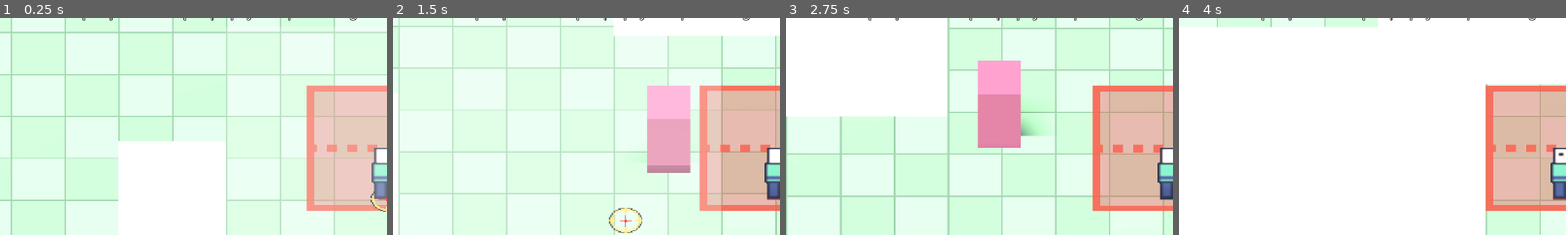
Above: before the commit, frames 1-4 (left to right).
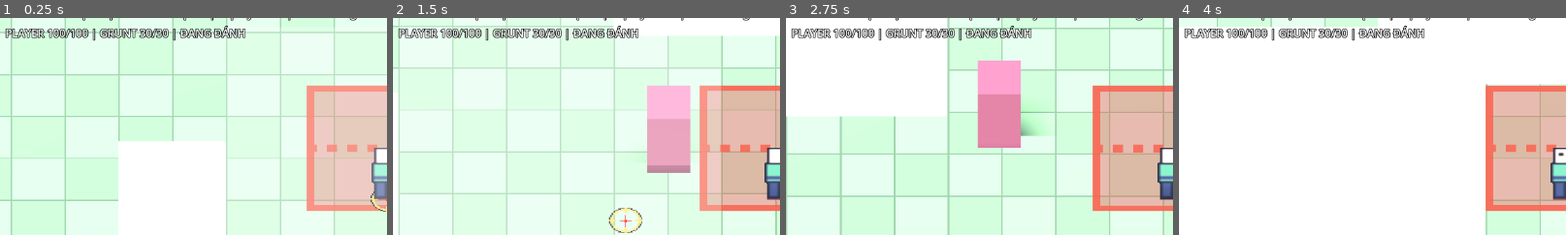
Above: after the commit, the same moments.

Repository: Duzng510/hd2d-adventure
Game: Godot game, scene res://scenes/phase_a/phase_a_playground.tscn
Same seed, same stepped clock (60 frames per second), same inputs: the game is played once before the commit and once after it.
Inputs (mouse positions are % of the whole screen's width and height, from its top left):
- Up to frame 1 (0.25 s): no input
- Up to frame 2 (1.5 s): move the mouse to (72, 45) at 0.52 s; hold D (move_right) 0.53-1.28 s; tap Space (dodge) at 0.6, 1.35 s; move the mouse to (30, 55) at 1.27 s; hold S (move_down) from 1.28 s (still down)
- Up to frame 3 (2.75 s): move the mouse to (60, 28) at 2.02 s; release S (move_down) at 2.03 s; hold D (move_right) from 2.03 s (still down); click (60, 28) at 2.1 s; tap Space (dodge) at 2.3 s
- Up to frame 4 (4 s): move the mouse to (45, 70) at 2.77 s; release D (move_right) at 2.78 s; hold W (move_up) 2.78-3.53 s; tap Space (dodge) at 2.85, 3.6 s; move the mouse to (80, 65) at 3.52 s; hold A (move_left) from 3.53 s (still down)
The pictures show only the part of the screen within x 0-50%, y 8-58%; the shares and areas given below are measured in that part.

The runs differ from the first frame. In frame 1, 2.1% of the frame differs, in the area x 1-64%, y 3-11%; in frame 2, 2.0%; in frame 3, 2.1%; in frame 4, 2.0%.

Commit message:
feat(T-012): add encounter loop, combat HUD and replay cycles
- Add EncounterManager: win/lose detection, auto-reset after 120 ticks,
  manual reset on R clearing HP, position, AI, action phase, buffer/combo,
  registry and hitstop; log encounter_win/lose/reset with run index.
- Add CombatHUD showing player/Grunt HP and encounter state in Vietnamese.
- Add deterministic capture hook debug_request_attack() on PlayerCombat:
  awaiting physics_frame resumes before _physics_process, so press/release
  around it never reached gameplay; the hook pushes input into the buffer.
- Evidence t012: 4 HUD PNGs reviewed, log win frame 90 -> reset 210 ->
  lose 542; 10 headless replay cycles pass (runs=10, reset_checks=true,
  ticks=4521, exit 0); negative control exit 1.
- Validation: L1 player_combat + capture driver exit 0; L2 cycles exit 0;
  renderer capture exit 0.

Diff:
--- /dev/null
+++ b/docs/phase-b/evidence/t012/combat_log.csv
@@ -0,0 +1,73 @@
+frame,entity,event,attack_id,target_id,value
+1,grunt,alert,0,0,0
+39,player,input_light,0,0,0
+40,player,action_start,1,0,0
+42,grunt,telegraph_start,1,0,0
+44,player,active_start,1,0,0
+45,player,hit,1,1,0
+45,player,damage,1,1,10
+50,player,active_end,1,0,0
+60,player,input_light,0,0,0
+61,player,action_start,2,0,0
+65,player,active_start,2,0,0
+65,grunt,telegraph_end,1,0,0
+65,grunt,active_start,1,0,0
+65,grunt,hit,1,2,0
+65,grunt,damage,1,2,15
+69,player,hit,2,1,0
+69,player,damage,2,1,10
+74,player,active_end,2,0,0
+74,grunt,active_end,1,0,0
+84,player,input_light,0,0,0
+85,player,action_start,3,0,0
+89,player,active_start,3,0,0
+90,grunt,death,1,0,0
+90,player,hit,3,1,0
+90,player,damage,3,1,10
+90,encounter,encounter_win,0,0,0
+95,player,active_end,3,0,0
+210,encounter,encounter_reset,0,0,1
+211,grunt,alert,0,0,0
+252,grunt,telegraph_start,1,0,0
+272,grunt,telegraph_end,1,0,0
+272,grunt,active_start,1,0,0
+272,grunt,hit,1,2,0
+272,grunt,damage,1,2,15
+278,grunt,active_end,1,0,0
+297,grunt,telegraph_start,2,0,0
+317,grunt,telegraph_end,2,0,0
+317,grunt,active_start,2,0,0
+317,grunt,hit,2,2,0
+317,grunt,damage,2,2,15
+323,grunt,active_end,2,0,0
+342,grunt,telegraph_start,3,0,0
+362,grunt,telegraph_end,3,0,0
+362,grunt,active_start,3,0,0
+362,grunt,hit,3,2,0
+362,grunt,damage,3,2,15
+368,grunt,active_end,3,0,0
+387,grunt,telegraph_start,4,0,0
+407,grunt,telegraph_end,4,0,0
+407,grunt,active_start,4,0,0
+407,grunt,hit,4,2,0
+407,grunt,damage,4,2,15
+413,grunt,active_end,4,0,0
+432,grunt,telegraph_start,5,0,0
+452,grunt,telegraph_end,5,0,0
+452,grunt,active_start,5,0,0
+452,grunt,hit,5,2,0
+452,grunt,damage,5,2,15
+458,grunt,active_end,5,0,0
+477,grunt,telegraph_start,6,0,0
+497,grunt,telegraph_end,6,0,0
+497,grunt,active_start,6,0,0
+497,grunt,hit,6,2,0
+497,grunt,damage,6,2,15
+503,grunt,active_end,6,0,0
+522,grunt,telegraph_start,7,0,0
+542,grunt,telegraph_end,7,0,0
+542,grunt,active_start,7,0,0
+542,grunt,hit,7,2,0
+542,grunt,damage,7,2,10
+542,encounter,encounter_lose,0,0,0
+543,player,death,0,0,0
--- a/scenes/phase_a/phase_a_playground.tscn
+++ b/scenes/phase_a/phase_a_playground.tscn
@@ -9,6 +9,8 @@
 [ext_resource type="Script" path="res://scripts/combat/combat_director.gd" id="7_director"]
 [ext_resource type="Script" path="res://scripts/combat/player_combat.gd" id="8_pcombat"]
 [ext_resource type="Script" path="res://scripts/combat/grunt.gd" id="12_grunt"]
+[ext_resource type="Script" path="res://scripts/combat/encounter_manager.gd" id="13_manager"]
+[ext_resource type="Script" path="res://scripts/combat/combat_hud.gd" id="14_chud"]
 [ext_resource type="Script" path="res://scripts/combat/debug_hitboxes.gd" id="10_debughit"]
 [ext_resource type="Resource" path="res://scripts/combat/combat_tuning.tres" id="11_tuning"]
 
@@ -240,3 +242,9 @@
 
 [node name="DebugHitboxes" type="Node3D" parent="."]
 script = ExtResource("10_debughit")
+
+[node name="EncounterManager" type="Node" parent="."]
+script = ExtResource("13_manager")
+
+[node name="CombatHUD" type="CanvasLayer" parent="."]
+script = ExtResource("14_chud")
--- /dev/null
+++ b/scenes/phase_b/capture_t012.tscn
@@ -0,0 +1,11 @@
+[gd_scene load_steps=3 format=3]
+
+[ext_resource type="PackedScene" path="res://scenes/phase_a/phase_a_playground.tscn" id="1_pg"]
+[ext_resource type="Script" path="res://scripts/phase_b/t012_capture_driver.gd" id="2_drv"]
+
+[node name="CaptureT012" type="Node"]
+
+[node name="PhaseAPlayground" parent="." instance=ExtResource("1_pg")]
+
+[node name="T012CaptureDriver" type="Node" parent="."]
+script = ExtResource("2_drv")
--- /dev/null
+++ b/scenes/phase_b/run_t012_cycles.tscn
@@ -0,0 +1,11 @@
+[gd_scene load_steps=3 format=3]
+
+[ext_resource type="PackedScene" path="res://scenes/phase_a/phase_a_playground.tscn" id="1_pg"]
+[ext_resource type="Script" path="res://scripts/phase_b/t012_cycle_driver.gd" id="2_drv"]
+
+[node name="RunT012Cycles" type="Node"]
+
+[node name="PhaseAPlayground" parent="." instance=ExtResource("1_pg")]
+
+[node name="T012CycleDriver" type="Node" parent="."]
+script = ExtResource("2_drv")
--- /dev/null
+++ b/scripts/combat/combat_hud.gd
@@ -0,0 +1,37 @@
+class_name CombatHUD
+extends CanvasLayer
+
+@export var player_path: NodePath = NodePath("../Player")
+@export var grunt_path: NodePath = NodePath("../Grunt")
+@export var manager_path: NodePath = NodePath("../EncounterManager")
+
+var _combat: PlayerCombat
+var _grunt: Grunt
+var _manager: EncounterManager
+var _label: Label
+
+
+func _ready() -> void:
+	_combat = get_node(player_path).get_node("PlayerCombat")
+	_grunt = get_node(grunt_path)
+	_manager = get_node(manager_path)
+	_label = Label.new()
+	_label.position = Vector2(8, 64)
+	_label.add_theme_color_override(&"font_color", Color.WHITE)
+	_label.add_theme_color_override(&"font_outline_color", Color.BLACK)
+	_label.add_theme_constant_override(&"outline_size", 4)
+	add_child(_label)
+
+
+func _process(_delta: float) -> void:
+	var state_text := "ĐANG ĐÁNH"
+	match _manager.encounter_state():
+		EncounterManager.State.WON:
+			state_text = "THẮNG — R chơi lại"
+		EncounterManager.State.LOST:
+			state_text = "THUA — R chơi lại"
+	_label.text = "PLAYER %d/%d | GRUNT %d/%d | %s" % [
+		_combat.health.hp, _combat.health.max_hp,
+		_grunt.health.hp, _grunt.health.max_hp,
+		state_text,
+	]
--- /dev/null
+++ b/scripts/combat/encounter_manager.gd
@@ -0,0 +1,78 @@
+class_name EncounterManager
+extends Node
+
+## Single Grunt encounter: win/lose detection, auto-reset and manual R reset.
+
+enum State { FIGHTING, WON, LOST }
+
+@export var player_path: NodePath = NodePath("../Player")
+@export var grunt_path: NodePath = NodePath("../Grunt")
+@export var director_path: NodePath = NodePath("../CombatDirector")
+@export var spawn_position := Vector3.ZERO
+@export var reset_delay_frames: int = 120
+
+var state: State = State.FIGHTING
+var runs_completed: int = 0
+var wins: int = 0
+var losses: int = 0
+
+var _player: PlayerController
+var _combat: PlayerCombat
+var _grunt: Grunt
+var _director: CombatDirector
+var _end_frame: int = -1
+
+
+func _ready() -> void:
+	process_priority = -5
+	_player = get_node(player_path)
+	_combat = _player.get_node("PlayerCombat")
+	_grunt = get_node(grunt_path)
+	_director = get_node(director_path)
+
+
+func encounter_state() -> State:
+	return state
+
+
+func _physics_process(_delta: float) -> void:
+	if _director.frozen_tick:
+		return
+	match state:
+		State.FIGHTING:
+			if _grunt.hp() <= 0:
+				_end_run(State.WON)
+			elif _combat.is_dead():
+				_end_run(State.LOST)
+		State.WON, State.LOST:
+			if _end_frame >= 0 and _director.sim_frame - _end_frame >= reset_delay_frames:
+				reset_encounter()
+
+
+func reset_encounter() -> void:
+	_player.global_position = spawn_position
+	_player.velocity = Vector3.ZERO
+	_player.facing = 1
+	_combat.reset()
+	_grunt.reset()
+	_director.reset()
+	state = State.FIGHTING
+	_end_frame = -1
+	runs_completed += 1
+	_director.log_event(&"encounter", &"encounter_reset", 0, 0, runs_completed)
+
+
+func _end_run(next_state: State) -> void:
+	state = next_state
+	_end_frame = _director.sim_frame
+	if next_state == State.WON:
+		wins += 1
+		_director.log_event(&"encounter", &"encounter_win")
+	else:
+		losses += 1
+		_director.log_event(&"encounter", &"encounter_lose")
+
+
+func _unhandled_input(event: InputEvent) -> void:
+	if event.is_action_pressed(&"encounter_reset"):
+		reset_encounter()
--- a/scripts/combat/player_combat.gd
+++ b/scripts/combat/player_combat.gd
@@ -101,6 +101,14 @@
 	return _attack.phase
 
 
+## Capture/debug hook: queue a light attack without hardware input.
+func debug_request_attack() -> void:
+	if health.is_dead():
+		return
+	_director.log_event(&"player", &"input_light")
+	_buffer.push(_combat_frame)
+
+
 func current_swing_id() -> int:
 	return _swing_id
 
@@ -243,6 +251,21 @@
 	return Vector3(float(_player.facing), 0.0, 0.0)
 
 
+func reset() -> void:
+	health.reset()
+	_attack.cancel()
+	_dodge.cancel()
+	_buffer.clear()
+	_registry.clear()
+	_hit_flash_frames = 0
+	_logged_death = false
+	_was_active = false
+	_set_active_visuals(false)
+	_set_locked(false, Vector3.ZERO)
+	if _sprite != null:
+		_sprite.modulate = Color.WHITE
+
+
 func is_invulnerable() -> bool:
 	return _dodge.is_invulnerable()
 
--- /dev/null
+++ b/scripts/phase_b/t012_capture_driver.gd
@@ -0,0 +1,69 @@
+extends Node
+
+## T-012 evidence: HUD fighting, victory banner, post-reset state, defeat banner.
+## Run with a real renderer:
+## <GODOT> --path . res://scenes/phase_b/capture_t012.tscn --resolution 1280x720 --fixed-fps 60
+
+const EVIDENCE_DIR := "res://docs/phase-b/evidence/t012/"
+
+var _player: PlayerController
+var _combat: PlayerCombat
+var _grunt: Grunt
+var _manager: EncounterManager
+var _director: CombatDirector
+
+
+func _ready() -> void:
+	DirAccess.make_dir_recursive_absolute(EVIDENCE_DIR)
+	var playground := get_node("../PhaseAPlayground")
+	_player = playground.get_node("Player")
+	_combat = playground.get_node("Player/PlayerCombat")
+	_grunt = playground.get_node("Grunt")
+	_manager = playground.get_node("EncounterManager")
+	_director = playground.get_node("CombatDirector")
+	_run()
+
+
+func _run() -> void:
+	for _i in 10:
+		await get_tree().process_frame
+	await _grab("hud_fighting.png")
+	_combat.aim_override_enabled = true
+	var guard := 0
+	while _grunt.hp() > 0 and guard < 1200:
+		guard += 1
+		_combat.aim_override_point = _grunt.global_position
+		var distance := _player.global_position.distance_to(_grunt.global_position)
+		if _combat.attack_phase() == AttackState.Phase.NONE and distance <= 1.4:
+			_combat.debug_request_attack()
+		await get_tree().physics_frame
+	for _i in 3:
+		await get_tree().physics_frame
+	await _grab("hud_win.png")
+	while _manager.encounter_state() != EncounterManager.State.FIGHTING:
+		await get_tree().physics_frame
+	await _grab("hud_after_reset.png")
+	while not _combat.is_dead():
+		await get_tree().physics_frame
+	await _grab("hud_lose.png")
+	_copy_log()
+	print("T-012 capture done: 4 PNGs + combat_log.csv -> %s" % EVIDENCE_DIR)
+	get_tree().quit(0)
+
+
+func _grab(filename: String) -> void:
+	await RenderingServer.frame_post_draw
+	var image := get_viewport().get_texture().get_image()
+	image.save_png(EVIDENCE_DIR + filename)
+
+
+func _copy_log() -> void:
+	var source := FileAccess.open(_director.log_path, FileAccess.READ)
+	if source == null:
+		print("T-012: cannot read ", _director.log_path)
+		return
+	var target := FileAccess.open(EVIDENCE_DIR + "combat_log.csv", FileAccess.WRITE)
+	if target != null:
+		target.store_string(source.get_as_text())
+		target.close()
+	source.close()
--- /dev/null
+++ b/scripts/phase_b/t012_cycle_driver.gd
@@ -0,0 +1,54 @@
+extends Node
+
+## T-012 automated replay: the player stands still, the Grunt kills it, the
+## manager auto-resets, repeated 10 times. Headless run:
+## <GODOT> --headless --path . res://scenes/phase_b/run_t012_cycles.tscn --fixed-fps 60
+
+const TARGET_RUNS := 10
+const MAX_TICKS := 12000
+
+var _manager: EncounterManager
+var _combat: PlayerCombat
+var _grunt: Grunt
+var _player: PlayerController
+var _negative: bool = false
+
+
+func _ready() -> void:
+	_negative = OS.get_cmdline_user_args().has("negative")
+	var playground := get_node("../PhaseAPlayground")
+	_manager = playground.get_node("EncounterManager")
+	_combat = playground.get_node("Player/PlayerCombat")
+	_grunt = playground.get_node("Grunt")
+	_player = playground.get_node("Player")
+	_run()
+
+
+func _run() -> void:
+	var ticks := 0
+	var last_runs := 0
+	var reset_checks_ok := true
+	while _manager.runs_completed < TARGET_RUNS and ticks < MAX_TICKS:
+		await get_tree().physics_frame
+		ticks += 1
+		if _manager.runs_completed != last_runs:
+			last_runs = _manager.runs_completed
+			if _negative and last_runs == 1:
+				_combat.health.hp = 0
+			var hp_ok := _combat.hp() == _combat.health.max_hp and not _combat.is_dead()
+			var pos_ok := _player.global_position.distance_to(Vector3.ZERO) < 0.1
+			var grunt_ok := _grunt.hp() == _grunt.health.max_hp
+			if not (hp_ok and pos_ok and grunt_ok):
+				reset_checks_ok = false
+	var completed := _manager.runs_completed >= TARGET_RUNS
+	var losses_ok := _manager.losses >= TARGET_RUNS
+	print("runs=%d wins=%d losses=%d reset_checks=%s ticks=%d" % [
+		_manager.runs_completed, _manager.wins, _manager.losses,
+		str(reset_checks_ok), ticks,
+	])
+	if completed and losses_ok and reset_checks_ok and ticks < MAX_TICKS:
+		print("PASS t012_cycles: %d runs" % TARGET_RUNS)
+		get_tree().quit(0)
+	else:
+		print("FAIL t012_cycles")
+		get_tree().quit(1)
Binary file added: docs/phase-b/evidence/t012/combat_log.attack.translation
Not shown, added: docs/phase-b/evidence/t012/combat_log.csv.import
Binary file added: docs/phase-b/evidence/t012/combat_log.entity.translation
Binary file added: docs/phase-b/evidence/t012/combat_log.event.translation
Binary file added: docs/phase-b/evidence/t012/combat_log.target.translation
Binary file added: docs/phase-b/evidence/t012/combat_log.value.translation
Binary file added: docs/phase-b/evidence/t012/hud_after_reset.png
Not shown, added: docs/phase-b/evidence/t012/hud_after_reset.png.import
Binary file added: docs/phase-b/evidence/t012/hud_fighting.png
Not shown, added: docs/phase-b/evidence/t012/hud_fighting.png.import
Binary file added: docs/phase-b/evidence/t012/hud_lose.png
Not shown, added: docs/phase-b/evidence/t012/hud_lose.png.import
(and 9 more such lines)
